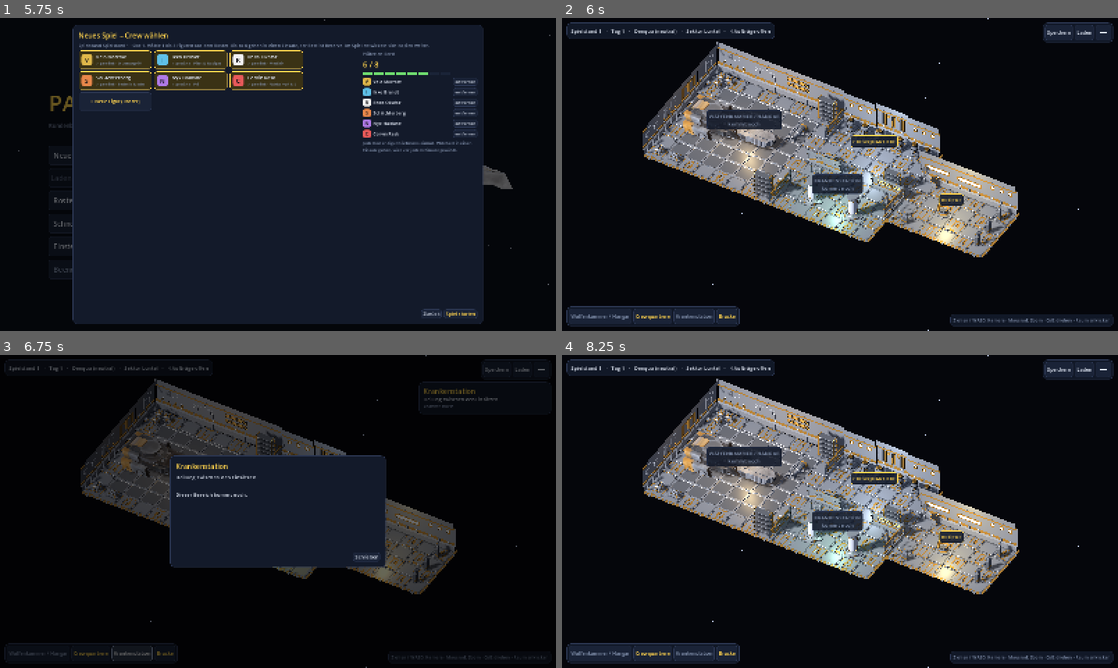
Above: before the commit, frames 1-4 (two rows, left to right).
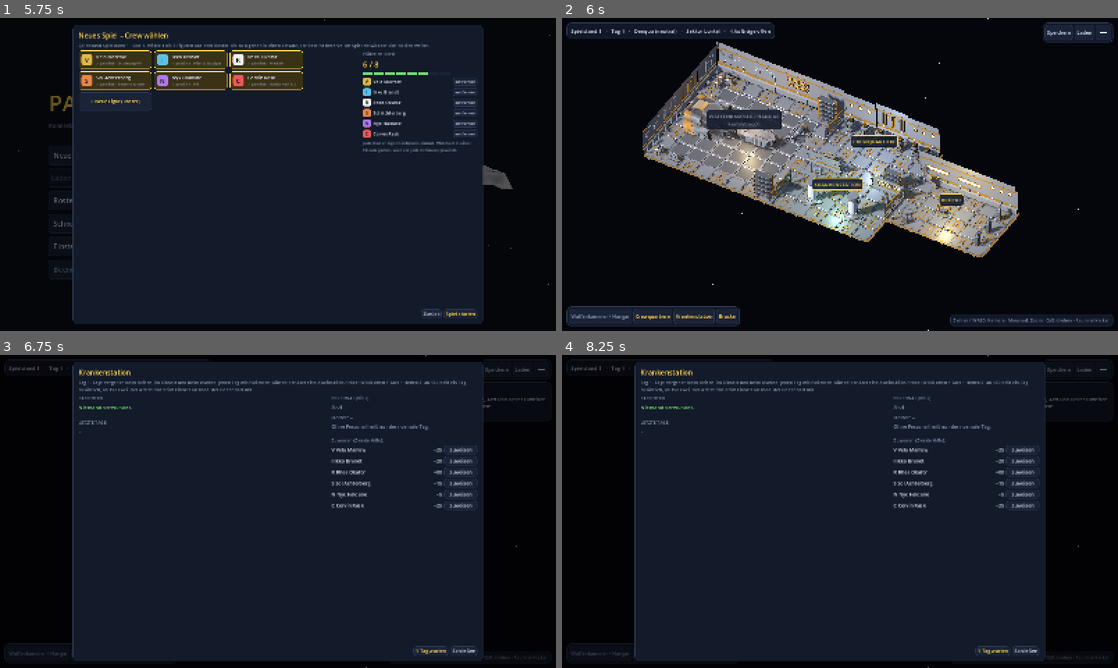
Above: after the commit, the same moments.

Repository: guenterpayer-sketch/past_the_Frontire
Game: Godot game, scene res://start.tscn
Same seed, same stepped clock (60 frames per second), same inputs: the game is played once before the commit and once after it.
Inputs (mouse positions are in pixels of both pictures, inside the frame that each line leads up to):
- Up to frame 1 (5.75 s): click "Einstellungen" at 0.5 s; click "Ton" at 1.25 s; click "Neues Spiel" at 2 s; click "Neues Spiel" at 2.75 s; click "Roster" at 3.5 s; click "Schnellkampf (Bodenkampf ohne…" at 4.25 s; click "Hier beginnen" at 5 s
- Up to frame 2 (6 s): click "Spiel starten" at 5.75 s
- Up to frame 3 (6.75 s): click "Krankenstation" at 6.5 s
- Up to frame 4 (8.25 s): click (1023, 448) at 7.25 s, where only the run after the commit has a clickable "zuweisen"; click (1023, 448) at 8 s, where only the run after the commit has a clickable "abziehen"

Frame 1 is identical in both runs. In frame 2, 0.5% of the frame differs, in the area x 20-55%, y 49-96%; in frame 3, 54%; in frame 4, 69%, in the area x 0-100%, y 0-100%.

Commit message:
Hub: Anheuern im Hafen, Krankenstation mit Arzt/Helfer und Tagesprobe, Arzt-Sperre
- Brücke im Hafen (neutrales System): Liste „im Hafen“ und Roster-Figuren,
  Anheuern über Campaign.hire() bei freiem Platz
- Krankenstation (core/medbay.gd, ui/medbay_dialog.gd): Personal bis 2,
  Arzt/Helfer nach Zweiter Hilfe, Probe W100 offen + Arzt + Helfer/2
  (ab 100 +1, ab 150 +2 Tage), 1 EP je Behandlungstag, Protokoll, Warten
- HubState.advance_days(): Reisen, Einsatz und Warten lassen Tage vergehen,
  je Tag Probe und Campaign.pass_days(); Geheilte werden gemeldet
- HubState.blocked_ids() für Campaign.candidates() (Arzt bleibt an Bord)
- Tests: test_hub (Krankenstation, Hafen), --autotest-hub (Anheuern, Probe)

Co-Authored-By: Claude Opus 5.5 <noreply@anthropic.com>
Claude-Session: https://claude.ai/code/session_015VHWMVai1ipqzyAu9WaY8c

Diff:
--- a/godot/core/hub_state.gd
+++ b/godot/core/hub_state.gd
@@ -31,6 +31,12 @@
 var missions_done := 0
 ## Plätze an Bord (Einsatztrupp 6 + Reserve), später über das Schiff ausbaubar
 var berths := BERTHS_START
+## Personal der Krankenstation (Character-IDs, höchstens Medbay.MAX_STAFF)
+var medics: Array = []
+## letzte Einträge der Krankenstation (Proben, Geheilte), neueste zuerst
+var medlog: Array = []
+## beim letzten Tageswechsel wieder einsatzbereit geworden (für die Anzeige im Schiff)
+var last_healed: Array[Character] = []
 ## laufender Einsatz (Auftrag) oder leer
 var active := {}
 ## Bericht des letzten Einsatzes für das Schiff (leer = schon gezeigt)
@@ -66,22 +72,44 @@
 	return Mission.generate(offer.seed, offer.difficulty, sector.systems[offer.system].faction)
 
 
-## Reisen: Tage vergehen, abgelaufene Aufträge verschwinden, neue kommen dazu. Liefert die Reisetage.
-## Im Schiff warten: Tage vergehen, Aufträge laufen ab, neue kommen dazu
+## Tage vergehen (Reisen, Einsatz, Warten): Krankenstation und Heilung (Medbay), abgelaufene Aufträge, neue Aufträge
+func advance_days(n: int) -> void:
+	if n <= 0:
+		return
+	day += n
+	last_healed = Medbay.pass_days(self, n)
+	refill_offers()
+
+
+## Im Schiff warten
 func wait_days(n := 1) -> void:
-	day += n
-	refill_offers()
-
-
+	advance_days(n)
+
+
+## Ist das System ein Hafen (neutral)? Dort kann man anheuern.
+func is_harbor(system: int) -> bool:
+	return sector.systems[system].faction == ""
+
+
+## Freie Plätze an Bord
+func free_berths() -> int:
+	return berths - Campaign.crew().size()
+
+
+## IDs, die in der Truppwahl gesperrt sind (der Arzt der Krankenstation bleibt an Bord); für Campaign.candidates()
+static func blocked_ids() -> Array:
+	return Medbay.blocked_ids(game) if game and not quick_battle else []
+
+
+## Reisen: Tage vergehen (siehe advance_days). Liefert die Reisetage.
 func travel_to(target: int) -> int:
 	if target == position:
 		return 0
 	var r := sector.route(position, target)
 	if r.days < 0:
 		return -1
-	day += r.days
 	position = target
-	refill_offers()
+	advance_days(r.days)
 	return r.days
 
 
@@ -117,10 +145,9 @@
 	offers = offers.filter(func(o: Dictionary) -> bool: return o.id != active.get("id", -1))
 	active = {}
 	missions_done += 1
-	day += MISSION_DAYS
+	advance_days(MISSION_DAYS)
 	rep.day = day
 	report = rep
-	refill_offers()
 
 
 ## Abgelaufene Aufträge streichen und auf OFFERS auffüllen (nur in Systemen mit Fraktion)
@@ -154,7 +181,8 @@
 
 func to_dict() -> Dictionary:
 	return {"day": day, "sector": sector.to_dict(), "position": position, "offers": offers.duplicate(true),
-		"next_id": next_id, "missions_done": missions_done, "slot_name": slot_name, "berths": berths}
+		"next_id": next_id, "missions_done": missions_done, "slot_name": slot_name, "berths": berths,
+		"medics": medics.duplicate(), "medlog": medlog.duplicate()}
 
 
 static func from_dict(d: Dictionary, slot_no := 0) -> HubState:
@@ -168,6 +196,8 @@
 	g.next_id = int(d.get("next_id", 1))
 	g.missions_done = int(d.get("missions_done", 0))
 	g.berths = int(d.get("berths", BERTHS_START))
+	g.medics = d.get("medics", []).map(func(x) -> String: return String(x))
+	g.medlog = d.get("medlog", []).duplicate()
 	g.slot_name = d.get("slot_name", "")
 	g.slot = slot_no
 	return g
--- /dev/null
+++ b/godot/core/medbay.gd
@@ -0,0 +1,98 @@
+class_name Medbay
+extends RefCounted
+## Krankenstation im Schiff: bis zu MAX_STAFF Crewmitglieder (HubState.medics). Wer die höhere Zweite Hilfe hat, ist Arzt
+## (voller Bonus, bleibt beim Einsatz an Bord), der andere Helfer (halber Bonus). Jeden Tag mit Patienten eine
+## Zweite-Hilfe-Probe: W100 offen + Arzt + Helfer/2; ab 100 heilt ein Tag zusätzlich, ab 150 zwei. Arzt und Helfer
+## bekommen je Behandlungstag 1 EP in Zweiter Hilfe. Die Heilung selbst rechnet Campaign.pass_days().
+
+const SKILL := &"zweiteHilfe"
+const MAX_STAFF := 2
+const T_ONE := 100
+const T_TWO := 150
+const LOG_SIZE := 8
+
+
+## Zugewiesenes Personal an Bord und nicht gesperrt, nach Zweiter Hilfe absteigend (Arzt zuerst)
+static func staff(g: HubState) -> Array[Character]:
+	var out: Array[Character] = []
+	for c in Campaign.crew():
+		if String(c.id) in g.medics and not c.is_locked():
+			out.append(c)
+	out.sort_custom(func(a: Character, b: Character) -> bool: return Rules.skill_total(a, SKILL) > Rules.skill_total(b, SKILL))
+	return out.slice(0, MAX_STAFF)
+
+
+static func doctor(g: HubState) -> Character:
+	var s := staff(g)
+	return s[0] if s.size() > 0 else null
+
+
+static func helper(g: HubState) -> Character:
+	var s := staff(g)
+	return s[1] if s.size() > 1 else null
+
+
+## Probenbonus: Arzt voll + Helfer halb
+static func bonus(g: HubState) -> int:
+	var s := staff(g)
+	var b := 0
+	if s.size() > 0:
+		b += Rules.skill_total(s[0], SKILL)
+	if s.size() > 1:
+		b += Rules.skill_total(s[1], SKILL) / 2
+	return b
+
+
+## IDs, die für die Truppwahl gesperrt sind (der Arzt bleibt an Bord) – für Campaign.candidates(quick, blocked_ids)
+static func blocked_ids(g: HubState) -> Array:
+	var d := doctor(g)
+	return [d.id] if d else []
+
+
+## Zuweisen/abziehen; höchstens MAX_STAFF
+static func toggle(g: HubState, c: Character) -> void:
+	var id := String(c.id)
+	if id in g.medics:
+		g.medics.erase(id)
+	elif g.medics.size() < MAX_STAFF:
+		g.medics.append(id)
+
+
+## Zusätzliche Heiltage aus einer Probe: 0, 1 oder 2
+static func extra_days(total: int) -> int:
+	return 2 if total >= T_TWO else (1 if total >= T_ONE else 0)
+
+
+## n Tage vergehen: je Tag Probe (wenn Patienten und Personal da sind), EP fürs Personal, Heilung. Gibt die Geheilten zurück.
+static func pass_days(g: HubState, n: int) -> Array[Character]:
+	var healed: Array[Character] = []
+	_clean(g)
+	for i in n:
+		var extra := 0
+		var s := staff(g)
+		if not Campaign.patients().is_empty() and not s.is_empty():
+			var roll := Dice.open_d100()
+			var b := bonus(g)
+			var total: int = roll.total + b
+			extra = extra_days(total)
+			for c in s:
+				Rules.ensure_skill(c, SKILL).xp += 1
+			_log(g, "Tag %d: Zweite Hilfe %s %+d = %d → %s" % [g.day - n + i + 1, Dice.format_roll(roll), b, total,
+				["normaler Heiltag", "+1 Tag Heilung", "+2 Tage Heilung"][extra]])
+		var h := Campaign.pass_days(1, extra)
+		for c in h:
+			_log(g, "Tag %d: %s ist wieder einsatzbereit" % [g.day - n + i + 1, c.name])
+		healed.append_array(h)
+	return healed
+
+
+## Personal, das nicht mehr an Bord ist (entlassen, gefallen), austragen
+static func _clean(g: HubState) -> void:
+	var ids := Campaign.crew().map(func(c: Character) -> String: return String(c.id))
+	g.medics = g.medics.filter(func(id: String) -> bool: return id in ids)
+
+
+static func _log(g: HubState, line: String) -> void:
+	g.medlog.push_front(line)
+	if g.medlog.size() > LOG_SIZE:
+		g.medlog.resize(LOG_SIZE)
--- a/godot/tests/autotest_hub.gd
+++ b/godot/tests/autotest_hub.gd
@@ -43,6 +43,33 @@
 	var hub := get_tree().current_scene as Hub
 	print("Schiff: Tag %d, %s, %d Aufträge" % [g.day, g.sector.systems[g.position].name, g.offers.size()])
 	await _shot("h1_schiff")
+	# Hafen (Start im Heimathafen): eine Figur entlassen und auf der Brücke wieder anheuern
+	var gone: Character = Campaign.crew()[Campaign.crew().size() - 1]
+	Campaign.fire(gone)
+	hub.open_room(&"bridge")
+	hub.ui.star_map.select(g.position)
+	await _frames(10)
+	await _shot("h1b_hafen")
+	await _click_button(hub.ui, "Anheuern")
+	print("Hafen: %s im Hafen, nach Anheuern an Bord %s, Crew %d / %d" % [gone.name, Campaign.crew().has(gone), Campaign.crew().size(), g.berths])
+	hub.ui.star_map.close()
+	# Krankenstation: Verwundeten anlegen, Arzt zuweisen, einen Tag warten
+	var pat: Character = Campaign.crew()[0]
+	pat.injury = Injury.DOWN
+	pat.injury_days = 5
+	for c in Campaign.crew():
+		if c != pat and g.medics.size() < Medbay.MAX_STAFF and Rules.skill_total(c, Medbay.SKILL) > -10:
+			Medbay.toggle(g, c)
+	hub.open_room(&"medbay")
+	await _frames(5)
+	await _click_button(hub.ui, "1 Tag warten")
+	await _frames(5)
+	print("Krankenstation: Arzt %s, %s noch %d Tage, Protokoll: %s" % [Medbay.doctor(g).name if Medbay.doctor(g) else "-", pat.name,
+		pat.injury_days, g.medlog[0] if not g.medlog.is_empty() else "-"])
+	await _shot("h1c_krankenstation")
+	hub.ui.medbay.hide()
+	pat.injury = ""
+	pat.injury_days = 0
 	# Maus über die Brücke: Hervorhebung und Infokasten
 	_mouse_move(hub.rig.camera.unproject_position(ShipView.room_center(&"bridge")))
 	await _frames(10)
--- a/godot/tests/test_hub.gd
+++ b/godot/tests/test_hub.gd
@@ -16,6 +16,7 @@
 	_test_travel_and_offers()
 	_test_mission_faction()
 	_test_save_slots()
+	_test_medbay_and_harbor()
 	print("OK" if fails == 0 else "%d FEHLER" % fails)
 	quit(1 if fails else 0)
 
@@ -154,3 +155,76 @@
 		var f := FileAccess.open(Roster.PATH, FileAccess.WRITE)
 		f.store_string(crew_before)
 	HubState.game = null
+
+
+func _test_medbay_and_harbor() -> void:
+	var crew_before := FileAccess.get_file_as_string(Roster.PATH) if FileAccess.file_exists(Roster.PATH) else ""
+	check(Medbay.extra_days(99) == 0 and Medbay.extra_days(100) == 1 and Medbay.extra_days(149) == 1 and Medbay.extra_days(150) == 2, "Schwellen 100/150")
+	Campaign.new_game(GlobalRoster.entries())
+	var g := HubState.new_game(77, "Test", 1)
+	var crew := Campaign.crew()
+	# ohne Personal: genau 1 Tag Heilung pro Tag
+	var a: Character = crew[0]
+	a.injury = Injury.SEVERE
+	a.injury_days = 10
+	g.wait_days(3)
+	check(a.injury_days == 7, "ohne Personal heilt 1 Tag pro Tag (%d)" % a.injury_days)
+	check(Medbay.blocked_ids(g).is_empty(), "ohne Arzt keine Sperre")
+	# Personal: Arzt = höhere Zweite Hilfe
+	var best: Character = crew[0]
+	for c in crew:
+		if Rules.skill_total(c, Medbay.SKILL) > Rules.skill_total(best, Medbay.SKILL):
+			best = c
+	var other: Character = crew[1] if crew[1] != best else crew[2]
+	Medbay.toggle(g, other)
+	Medbay.toggle(g, best)
+	Medbay.toggle(g, crew[3] if crew[3] != best and crew[3] != other else crew[4])
+	check(g.medics.size() == Medbay.MAX_STAFF, "höchstens 2 Personal")
+	check(Medbay.doctor(g) == best and Medbay.helper(g) == other, "Arzt = höchste Zweite Hilfe, Helfer der andere")
+	check(Medbay.bonus(g) == Rules.skill_total(best, Medbay.SKILL) + Rules.skill_total(other, Medbay.SKILL) / 2, "Bonus Arzt + Helfer/2")
+	check(Medbay.blocked_ids(g) == [best.id] and HubState.blocked_ids() == [best.id], "Arzt gesperrt für die Truppwahl")
+	var cands := Campaign.candidates(false, HubState.blocked_ids())
+	var locked_doc := false
+	for k in cands:
+		if k.ch == best and k.locked:
+			locked_doc = true
+	check(locked_doc, "Campaign.candidates sperrt den Arzt")
+	# mit Personal: im Schnitt schneller (viele Tage), EP fürs Personal
+	var xp0: int = Rules.ensure_skill(best, Medbay.SKILL).xp
+	var xp1: int = Rules.ensure_skill(other, Medbay.SKILL).xp
+	Dice.set_seed(5)
+	var healed_days := 0
+	for k in 40:
+		a.injury = Injury.SEVERE
+		a.injury_days = 100
+		g.wait_days(1)
+		healed_days += 100 - a.injury_days
+	check(healed_days > 40, "mit Personal heilt mehr als 1 Tag pro Tag (%d in 40 Tagen)" % healed_days)
+	check(Rules.ensure_skill(best, Medbay.SKILL).xp == xp0 + 40 and Rules.ensure_skill(other, Medbay.SKILL).xp == xp1 + 40, "1 EP je Behandlungstag")
+	check(not g.medlog.is_empty() and g.medlog.size() <= Medbay.LOG_SIZE, "Protokoll der Krankenstation")
+	a.injury = Injury.LIGHT
+	a.injury_days = 1
+	g.wait_days(1)
+	check(a.injury == "" and a in g.last_healed, "Geheilte werden gemeldet")
+	# Reise und Einsatz lassen ebenfalls Tage vergehen
+	a.injury = Injury.DOWN
+	a.injury_days = 50
+	var d0: int = a.injury_days
+	var nb: int = g.sector.neighbors(g.position)[0][0]
+	var days := g.travel_to(nb)
+	check(a.injury_days <= d0 - days, "Reisen heilt (%d Tage)" % days)
+	# Hafen
+	check(g.is_harbor(g.sector.home) and not g.is_harbor(g.offers[0].system), "Hafen = neutrales System")
+	check(g.free_berths() == g.berths - Campaign.crew().size(), "freie Plätze")
+	# Speichern: Personal und Protokoll bleiben
+	var h := HubState.from_dict(JSON.parse_string(JSON.stringify(g.to_dict())))
+	check(h.medics == g.medics and h.medlog == g.medlog, "Personal und Protokoll im Spielstand")
+	# Entlassenes Personal wird ausgetragen
+	Campaign.fire(other)
+	g.wait_days(1)
+	check(not String(other.id) in g.medics, "entlassenes Personal ausgetragen")
+	HubState.game = null
+	if crew_before != "":
+		var f := FileAccess.open(Roster.PATH, FileAccess.WRITE)
+		f.store_string(crew_before)
+	Campaign.reload()
--- a/godot/ui/hub_ui.gd
+++ b/godot/ui/hub_ui.gd
@@ -16,6 +16,7 @@
 var sheet: SheetDialog
 var slots: SlotsDialog
 var report: Modal
+var medbay: MedbayDialog
 var notice: Modal
 var help: Modal
 var room_tags := {}           # Raum-ID -> Button über dem Raum
@@ -111,9 +112,10 @@
 	sheet = SheetDialog.new()
 	slots = SlotsDialog.new()
 	report = Modal.new()
+	medbay = MedbayDialog.new()
 	notice = Modal.new()
 	help = Modal.new()
-	for d in [star_map, crew, sheet, slots, report, notice, help]:
+	for d in [star_map, crew, sheet, slots, report, notice, help, medbay]:
 		add_child(d)
 	notice.max_size = Vector2(620, 320)
 	report.max_size = Vector2(900, 540)
@@ -166,7 +168,7 @@
 
 ## Crewquartiere: Charakterübersicht des Charakter-Moduls; nach einem Einsatz mit dessen Ergebnis.
 ## Der Knopf „Speichern & nächste Mission“ heißt im Schiff „Speichern & zurück“; „Crew zurücksetzen“
-## gibt es im Schiff nicht (dafür ein neues Spiel beginnen), „Anheuern“ nur im Hafen auf der Brücke.
+## gibt es im Schiff nicht (dafür ein neues Spiel beginnen). Anheuern geht nur im Hafen auf der Brücke.
 func show_crew() -> void:
 	crew.seats = HubState.game.berths if HubState.game else Campaign.START_SEATS
 	crew.show_crew(Campaign.crew(), Campaign.last_result)
@@ -178,8 +180,23 @@
 	for b in crew.footer.get_children():
 		if b is Button and (b as Button).text.begins_with("Speichern"):
 			(b as Button).text = "Speichern & zurück"
-		elif b is Button and ((b as Button).text.begins_with("Crew zurücksetzen") or (b as Button).text == "Anheuern"):
-			(b as Button).hide()   # Anheuern nur im Hafen auf der Brücke (Klärung D)
+		elif b is Button and (b as Button).text.begins_with("Crew zurücksetzen"):
+			(b as Button).hide()
+
+
+## Kurze Meldung oben in der Mitte (verschwindet nach einigen Sekunden), auch über offenen Fenstern
+func show_toast(text: String) -> void:
+	var p := PanelContainer.new()
+	p.add_theme_stylebox_override("panel", UiTheme.box(Color(UiTheme.PANEL2, 0.97), UiTheme.GOOD, 8, 12))
+	p.add_child(UiTheme.label(text, 16, UiTheme.GOOD))
+	p.mouse_filter = Control.MOUSE_FILTER_IGNORE
+	add_child(p)
+	p.reset_size()
+	p.position = Vector2((size.x - p.size.x) / 2.0, 70)
+	var tw := create_tween()
+	tw.tween_interval(3.5)
+	tw.tween_property(p, "modulate:a", 0.0, 0.6)
+	tw.tween_callback(p.queue_free)
 
 
 func show_notice(title: String, text: String) -> void:
@@ -238,11 +255,11 @@
 
 
 func any_dialog_open() -> bool:
-	return star_map.visible or crew.visible or sheet.visible or slots.visible or report.visible or notice.visible or help.visible
+	return star_map.visible or crew.visible or sheet.visible or slots.visible or report.visible or notice.visible or help.visible or medbay.visible
 
 
 func close_dialogs() -> bool:
-	for d in [sheet, help, notice, slots, report]:
+	for d in [sheet, help, notice, slots, report, medbay]:
 		if d.visible:
 			d.close()
 			return true
--- /dev/null
+++ b/godot/ui/medbay_dialog.gd
@@ -0,0 +1,90 @@
+class_name MedbayDialog
+extends Modal
+## Krankenstation: Patienten mit Stufe und Resttagen, Personal (bis 2; Arzt = höhere Zweite Hilfe, Helfer halb),
+## Zuweisen/Abziehen, letzte Proben, „1 Tag warten“.
+
+signal wait_day
+
+var game: HubState
+
+
+func show_medbay(g: HubState) -> void:
+	game = g
+	open("Krankenstation")
+	var intro := UiTheme.label("Tag %d. Tage vergehen beim Reisen, im Einsatz und beim Warten. Jeden Tag mit Patienten würfelt der Arzt eine Zweite-Hilfe-Probe: W100 offen + Arzt + Helfer/2; ab %d heilt ein Tag zusätzlich, ab %d zwei. Der Arzt bleibt beim Einsatz an Bord, der Helfer darf mit." % [
+		g.day, Medbay.T_ONE, Medbay.T_TWO], 13, UiTheme.MUTED)
+	intro.autowrap_mode = TextServer.AUTOWRAP_WORD_SMART
+	content.add_child(intro)
+	var cols := HBoxContainer.new()
+	cols.add_theme_constant_override("separation", 24)
+	content.add_child(cols)
+	cols.add_child(_patients())
+	cols.add_child(_staff())
+	var wait := UiTheme.button("1 Tag warten")
+	wait.add_theme_color_override("font_color", UiTheme.ACCENT)
+	wait.pressed.connect(func() -> void: wait_day.emit())
+	footer.add_child(wait)
+	add_close()
+
+
+func _patients() -> Control:
+	var v := VBoxContainer.new()
+	v.size_flags_horizontal = Control.SIZE_EXPAND_FILL
+	v.add_child(UiTheme.label("PATIENTEN", 13, UiTheme.MUTED))
+	var pts := Campaign.patients()
+	if pts.is_empty():
+		v.add_child(UiTheme.label("Niemand verwundet.", 15, UiTheme.GOOD))
+	else:
+		var g := GridContainer.new()
+		g.columns = 3
+		g.add_theme_constant_override("h_separation", 16)
+		for h in ["Figur", "Stufe", "noch"]:
+			g.add_child(UiTheme.label(h, 12, UiTheme.MUTED))
+		for c in pts:
+			g.add_child(UiTheme.label("%s %s" % [c.letter, c.name], 15, UiTheme.CREW))
+			g.add_child(UiTheme.label(Injury.name(c.injury), 15, UiTheme.BAD if c.is_locked() else UiTheme.ACCENT))
+			g.add_child(UiTheme.label("%d %s · %s" % [c.injury_days, "Tag" if c.injury_days == 1 else "Tage",
+				"gesperrt" if c.is_locked() else "darf mit (Malus %d)" % Injury.LIGHT_MALUS], 14))
+		v.add_child(g)
+	var sp := Control.new()
+	sp.custom_minimum_size.y = 12
+	v.add_child(sp)
+	v.add_child(UiTheme.label("LETZTE TAGE", 13, UiTheme.MUTED))
+	if game.medlog.is_empty():
+		v.add_child(UiTheme.label("–", 14, UiTheme.MUTED))
+	for line in game.medlog:
+		var l := UiTheme.label(line, 14)
+		l.autowrap_mode = TextServer.AUTOWRAP_WORD_SMART
+		v.add_child(l)
+	return v
+
+
+func _staff() -> Control:
+	var v := VBoxContainer.new()
+	v.custom_minimum_size.x = 420
+	v.add_child(UiTheme.label("PERSONAL (bis %d)" % Medbay.MAX_STAFF, 13, UiTheme.MUTED))
+	var doc := Medbay.doctor(game)
+	var hlp := Medbay.helper(game)
+	v.add_child(UiTheme.label("Arzt: %s" % (doc.name if doc else "–"), 16, UiTheme.ACCENT if doc else UiTheme.MUTED))
+	v.add_child(UiTheme.label("Helfer: %s" % (hlp.name if hlp else "–"), 15, UiTheme.TEXT if hlp else UiTheme.MUTED))
+	v.add_child(UiTheme.label("Probenbonus: %s" % Dice.fmt(Medbay.bonus(game)) if doc else "Ohne Personal heilt nur der normale Tag.", 14, UiTheme.MUTED))
+	var sp := Control.new()
+	sp.custom_minimum_size.y = 8
+	v.add_child(sp)
+	v.add_child(UiTheme.label("Zuweisen (Zweite Hilfe):", 13, UiTheme.MUTED))
+	for c in Campaign.crew():
+		var on := String(c.id) in game.medics
+		var row := HBoxContainer.new()
+		var name := UiTheme.label("%s %s" % [c.letter, c.name], 14, UiTheme.TEXT if not c.is_locked() else UiTheme.MUTED)
+		name.size_flags_horizontal = Control.SIZE_EXPAND_FILL
+		row.add_child(name)
+		row.add_child(UiTheme.label(Dice.fmt(Rules.skill_total(c, Medbay.SKILL)), 14))
+		var b := UiTheme.button("abziehen" if on else "zuweisen", "verwundet: zählt nicht, solange gesperrt" if c.is_locked() else "")
+		b.disabled = not on and game.medics.size() >= Medbay.MAX_STAFF
+		b.custom_minimum_size.x = 96
+		b.pressed.connect(func() -> void:
+			Medbay.toggle(game, c)
+			show_medbay(game))
+		row.add_child(b)
+		v.add_child(row)
+	return v
--- a/godot/ui/star_map.gd
+++ b/godot/ui/star_map.gd
@@ -7,6 +7,8 @@
 signal travel(system: int)
 ## im Schiff einen Tag warten
 signal wait_day
+## im Hafen angeheuert (Crew hat sich geändert)
+signal hired(ch: Character)
 signal start(offer: Dictionary)
 signal closed
 
@@ -230,7 +232,7 @@
 	var sys: Dictionary = s.systems[selected]
 	_side.add_child(UiTheme.label(sys.name, 28, UiTheme.ACCENT))
 	var f := s.faction_of(selected)
-	_side.add_child(UiTheme.label("kontrolliert von: %s" % f.name if f else "neutral – keine Aufträge", 14, f.color if f else UiTheme.MUTED))
+	_side.add_child(UiTheme.label("kontrolliert von: %s" % f.name if f else "neutral – Hafen, keine Aufträge", 14, f.color if f else UiTheme.MUTED))
 	var r := s.route(game.position, selected)
 	var route_text := "Hier liegt das Schiff."
 	if selected != game.position:
@@ -250,6 +252,8 @@
 			_side.add_child(UiTheme.label("zurzeit keine", 14, UiTheme.MUTED))
 		for o in here:
 			_side.add_child(_offer_card(o))
+	else:
+		_render_harbor()
 	var others := game.offers.filter(func(o: Dictionary) -> bool: return o.system != selected)
 	if not others.is_empty():
 		_side.add_child(UiTheme.label("WEITERE AUFTRÄGE", 13, UiTheme.MUTED))
@@ -283,6 +287,61 @@
 	brief.add_theme_color_override("font_color", UiTheme.ACCENT)
 	brief.pressed.connect(func() -> void: start.emit(offer))
 	row.add_child(brief)
+
+
+## Hafen (neutrales System): Anheuern aus der Liste „im Hafen“ (mit Fortschritt) und aus dem Roster, nur bei freiem Platz
+func _render_harbor() -> void:
+	if selected != game.position:
+		var l := UiTheme.label("Hafen: Anheuern ist möglich, wenn das Schiff hier liegt.", 14, UiTheme.MUTED)
+		l.autowrap_mode = TextServer.AUTOWRAP_WORD_SMART
+		_side.add_child(l)
+		return
+	var free := game.free_berths()
+	var head := HBoxContainer.new()
+	var t := UiTheme.label("HAFEN: CREW", 13, UiTheme.MUTED)
+	t.size_flags_horizontal = Control.SIZE_EXPAND_FILL
+	head.add_child(t)
+	head.add_child(UiTheme.label("Plätze an Bord %d / %d" % [Campaign.crew().size(), game.berths], 14, UiTheme.GOOD if free > 0 else UiTheme.BAD))
+	_side.add_child(head)
+	var waiting := Campaign.harbor()
+	_side.add_child(UiTheme.label("Im Hafen (entlassen, mit Fortschritt)", 13, UiTheme.MUTED))
+	if waiting.is_empty():
+		_side.add_child(UiTheme.label("niemand", 14, UiTheme.MUTED))
+	for c in waiting:
+		_side.add_child(_hire_row(c, "wartet mit Fortschritt" + ((" · " + c.injury_text()) if c.injury != "" else ""), free))
+	_side.add_child(UiTheme.label("Aus dem Roster (Stand des Rosters)", 13, UiTheme.MUTED))
+	var any := false
+	for r in GlobalRoster.entries():
+		var rid: StringName = r.roster_id if r.roster_id != &"" else r.id
+		if Campaign.is_aboard(rid) or waiting.any(func(h: Character) -> bool: return h.roster_id == rid):
+			continue
+		any = true
+		_side.add_child(_hire_row(r, r.role, free))
+	if not any:
+		_side.add_child(UiTheme.label("alle Roster-Figuren sind an Bord oder im Hafen", 14, UiTheme.MUTED))
+
+
+func _hire_row(c: Character, note: String, free: int) -> Control:
+	var row := HBoxContainer.new()
+	row.add_theme_constant_override("separation", 8)
+	row.add_child(UiTheme.badge(c.letter, c.color, 30))
+	var v := VBoxContainer.new()
+	v.add_theme_constant_override("separation", 0)
+	v.size_flags_horizontal = Control.SIZE_EXPAND_FILL
+	v.add_child(UiTheme.label(c.name, 15))
+	v.add_child(UiTheme.label(note, 12, UiTheme.MUTED))
+	row.add_child(v)
+	var b := UiTheme.button("Anheuern", "kein Platz an Bord frei" if free <= 0 else "")
+	b.disabled = free <= 0
+	b.add_theme_color_override("font_color", UiTheme.ACCENT)
+	b.pressed.connect(func() -> void:
+		var h := Campaign.hire(c)
+		if h:
+			Sfx.play(&"klick")
+			hired.emit(h)
+		refresh())
+	row.add_child(b)
+	return row
 
 
 func _selected_offer() -> Dictionary:
--- a/godot/view/hub.gd
+++ b/godot/view/hub.gd
@@ -22,9 +22,9 @@
 	game.abort_mission()
 	ui.action.connect(_on_action)
 	ui.star_map.travel.connect(_travel)
-	ui.star_map.wait_day.connect(func() -> void:
-		game.wait_days(1)
-		_refresh())
+	ui.star_map.wait_day.connect(wait_day)
+	ui.medbay.wait_day.connect(wait_day)
+	ui.star_map.hired.connect(func(_c: Character) -> void: _refresh())
 	ui.star_map.start.connect(_start_mission)
 	ui.star_map.closed.connect(_refresh)
 	ui.crew.next_battle.connect(func() -> void:
@@ -75,17 +75,34 @@
 	match id:
 		&"bridge":
 			ui.star_map.open(game)
+		&"medbay":
+			ui.medbay.show_medbay(game)
 		&"quarters":
 			ui.show_crew()
 		_:
 			ui.show_notice(r.name, "%s\n\nDieser Bereich kommt noch." % r.text)
 
 
+## Einen Tag warten (Brücke oder Krankenstation)
+func wait_day() -> void:
+	game.wait_days(1)
+	_after_days()
+
+
+## Nach vergangenen Tagen: offene Fenster neu zeichnen, Geheilte melden
+func _after_days() -> void:
+	_refresh()
+	if ui.medbay.visible:
+		ui.medbay.show_medbay(game)
+	if not game.last_healed.is_empty():
+		ui.show_toast("Wieder einsatzbereit: " + ", ".join(game.last_healed.map(func(c: Character) -> String: return c.name)))
+
+
 func _travel(target: int) -> void:
 	var days := game.travel_to(target)
 	if days > 0:
 		Sfx.play(&"schritt")
-	_refresh()
+	_after_days()
 
 
 func _start_mission(offer: Dictionary) -> void:
--- a/godot/view/ship_view.gd
+++ b/godot/view/ship_view.gd
@@ -16,8 +16,8 @@
 		"text": "Ausrüstung und Landungsschiff.", "light": Color(1.0, 0.85, 0.6)},
 	{"id": &"quarters", "name": "Crewquartiere", "rect": Rect2(16, 0, 12, 8), "ready": true,
 		"text": "Crew ansehen: Ränge kaufen, Eigenschaften steigern, freie EP einzahlen, Charakterbögen.", "light": Color(0.75, 0.85, 1.0)},
-	{"id": &"medbay", "name": "Krankenstation", "rect": Rect2(16, 8, 12, 8), "ready": false,
-		"text": "Heilung zwischen den Einsätzen.", "light": Color(0.7, 1.0, 0.9)},
+	{"id": &"medbay", "name": "Krankenstation", "rect": Rect2(16, 8, 12, 8), "ready": true,
+		"text": "Verwundete und Resttage, Arzt und Helfer zuweisen (Zweite Hilfe), „1 Tag warten“.", "light": Color(0.7, 1.0, 0.9)},
 	{"id": &"bridge", "name": "Brücke", "rect": Rect2(28, 4, 12, 8), "ready": true,
 		"text": "Sternenkarte des Sektors, offene Aufträge, Kurs setzen. Später: Raumkampf.", "light": Color(1.0, 0.9, 0.55)},
 ]
Not shown, added: godot/core/medbay.gd.uid
Not shown, added: godot/ui/medbay_dialog.gd.uid
Not shown, changed: docs/module/hub.md
